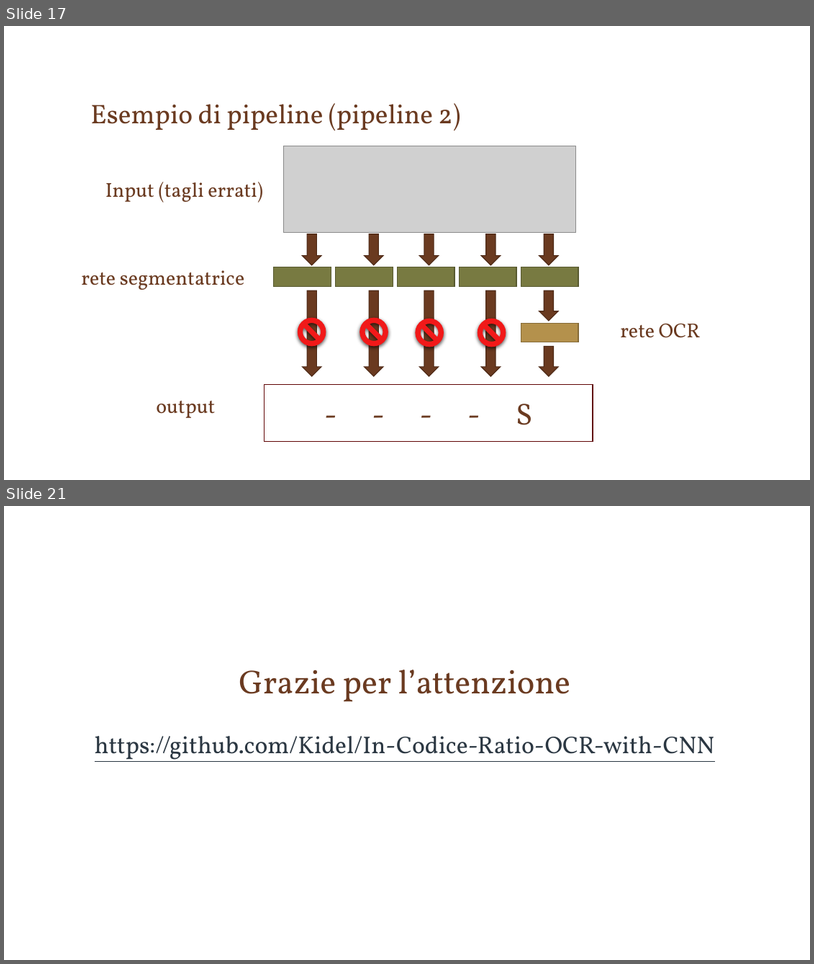
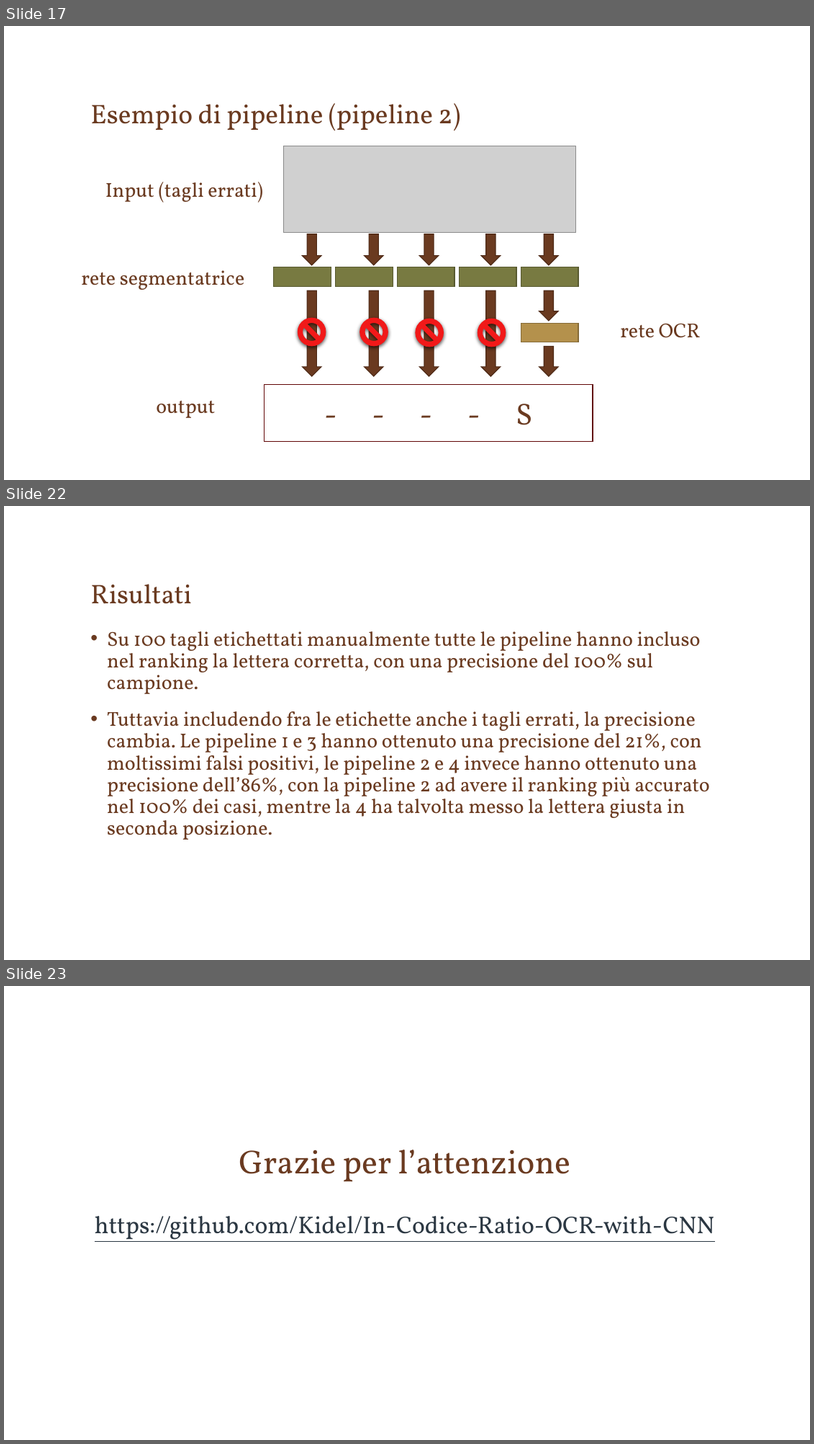
Before and after one commit to Kidel/In-Codice-Ratio-OCR-with-CNN, a slide deck: Relazione/Slide.pptx. Shown one above the other, each under a label of ours: slides 17 and 21 before the commit, slides 17, 22 and 23 after it; the slides between them are not shown. The pictures are 814x964 and 814x1444 pixels, drawn with LibreOffice and Linux fonts; fonts in the diff are those of the drawing; grey boxes stand for pictures; background and template pictures are left out. Boxes give left, top, right and bottom in pixels: in the first picture for what was removed or moved away, otherwise in the second. Text is boxed around its words. In the diff, an @@ line names an element or a change of style, - is before the commit and + after.

```diff
--- a/Relazione/Slide.pptx
+++ b/Relazione/Slide.pptx
@@ slide 22 added at (4,506,810,960), background picture (left out) @@
@@ title added at (90,584,192,604), 32 pt, text #6A3A20 @@
+Risultati
@@ text added at (107,631,710,839), 24 pt, text #6A3A20 @@
+• Su 100 tagli etichettati manualmente tutte le pipeline hanno incluso nel ranking la lettera corretta, con una precisione del 100% sul campione.
+• Tuttavia includendo fra le etichette anche i tagli errati, la precisione cambia. Le pipeline 1 e 3 hanno ottenuto una precisione del 21%, con moltissimi falsi positivi, le pipeline 2 e 4 invece hanno ottenuto una precisione dell’86%, con la pipeline 2 ad avere il ranking più accurato nel 100% dei casi, mentre la 4 ha talvolta messo la lettera giusta in seconda posizione.
@@ what was slide 21 is now slide 23 @@
```
Also in this commit, not shown: 4 slides changed, 1 other slide added, 1 other file.
